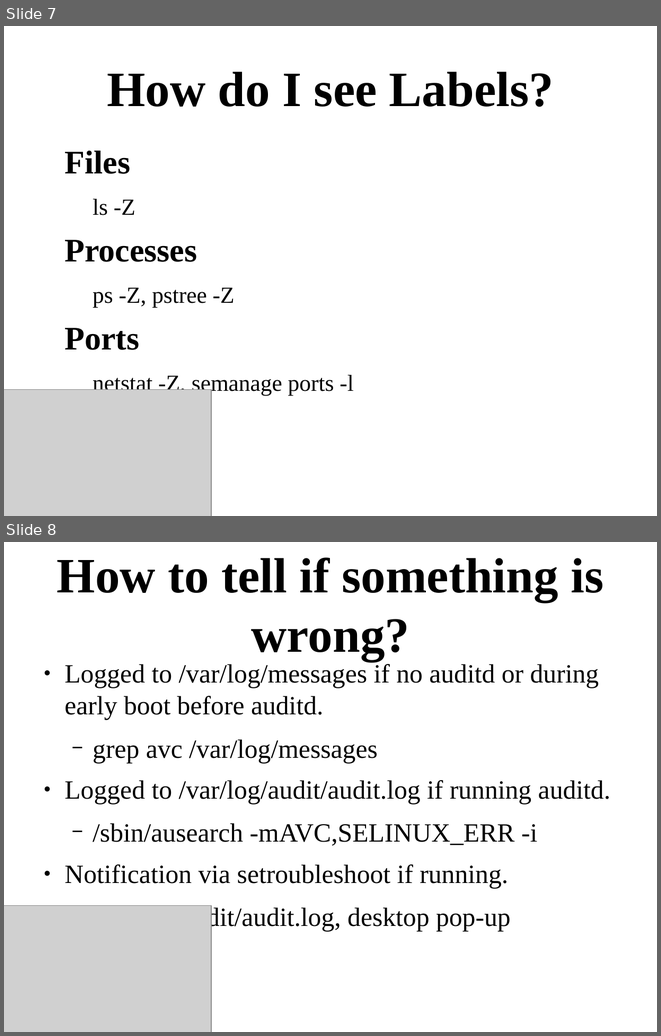
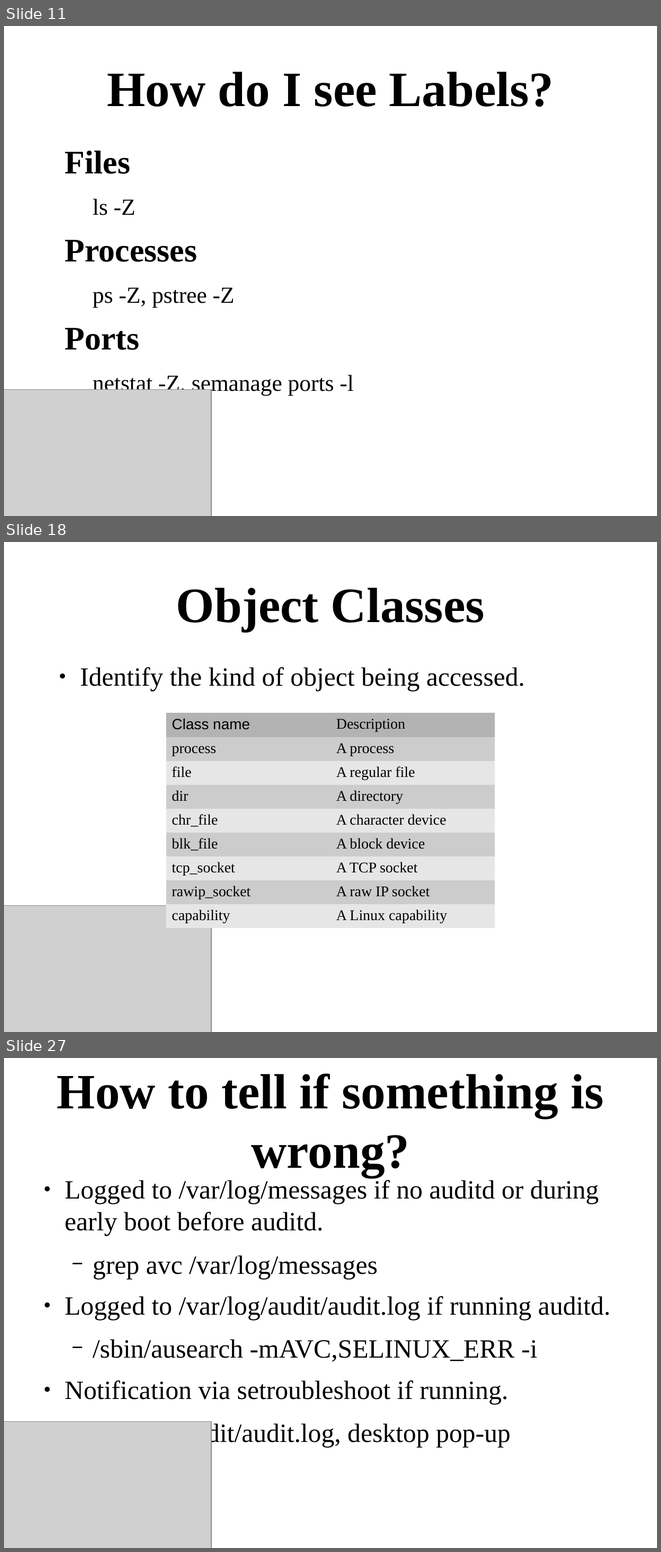
Before and after one commit to Frodox/SELinux-USNA-20150427, a slide deck: SELinux-USNA-20150427.odp. Shown one above the other, each under a label of ours: slides 7 and 8 before the commit, slides 11, 18 and 27 after it; the slides between them are not shown. The pictures are 661x1036 and 661x1552 pixels, drawn with LibreOffice and Linux fonts; fonts in the diff are those of the drawing; grey boxes stand for pictures. Boxes give left, top, right and bottom in pixels: in the first picture for what was removed or moved away, otherwise in the second. Text is boxed around its words. In the diff, an @@ line names an element or a change of style, - is before the commit and + after.

```diff
--- a/SELinux-USNA-20150427.odp
+++ b/SELinux-USNA-20150427.odp
@@ slide 18 added at (x1=4, y1=542, x2=657, y2=1032), background #FFFFFF @@
@@ title added at (x1=176, y1=588, x2=485, y2=631), 60 pt, text #000000, bold @@
+Object Classes
@@ text added at (x1=80, y1=667, x2=525, y2=691), 32 pt, text #000000 @@
+● Identify the kind of object being accessed.
@@ table added at (x1=166, y1=713, x2=496, y2=928), 9 rows, 2 columns @@
+Class name | Description
+process | A process
+file | A regular file
+dir | A directory
+chr_file | A character device
+blk_file | A block device
+tcp_socket | A TCP socket
+rawip_socket | A raw IP socket
+capability | A Linux capability
@@ picture added at (x1=4, y1=905, x2=211, y2=1032) @@
@@ what was slide 7 is now slide 11 @@
@@ what was slide 8 is now slide 27 @@
```
Also in this commit, not shown: 2 slides changed, 26 other slides added, 1 slide removed.
